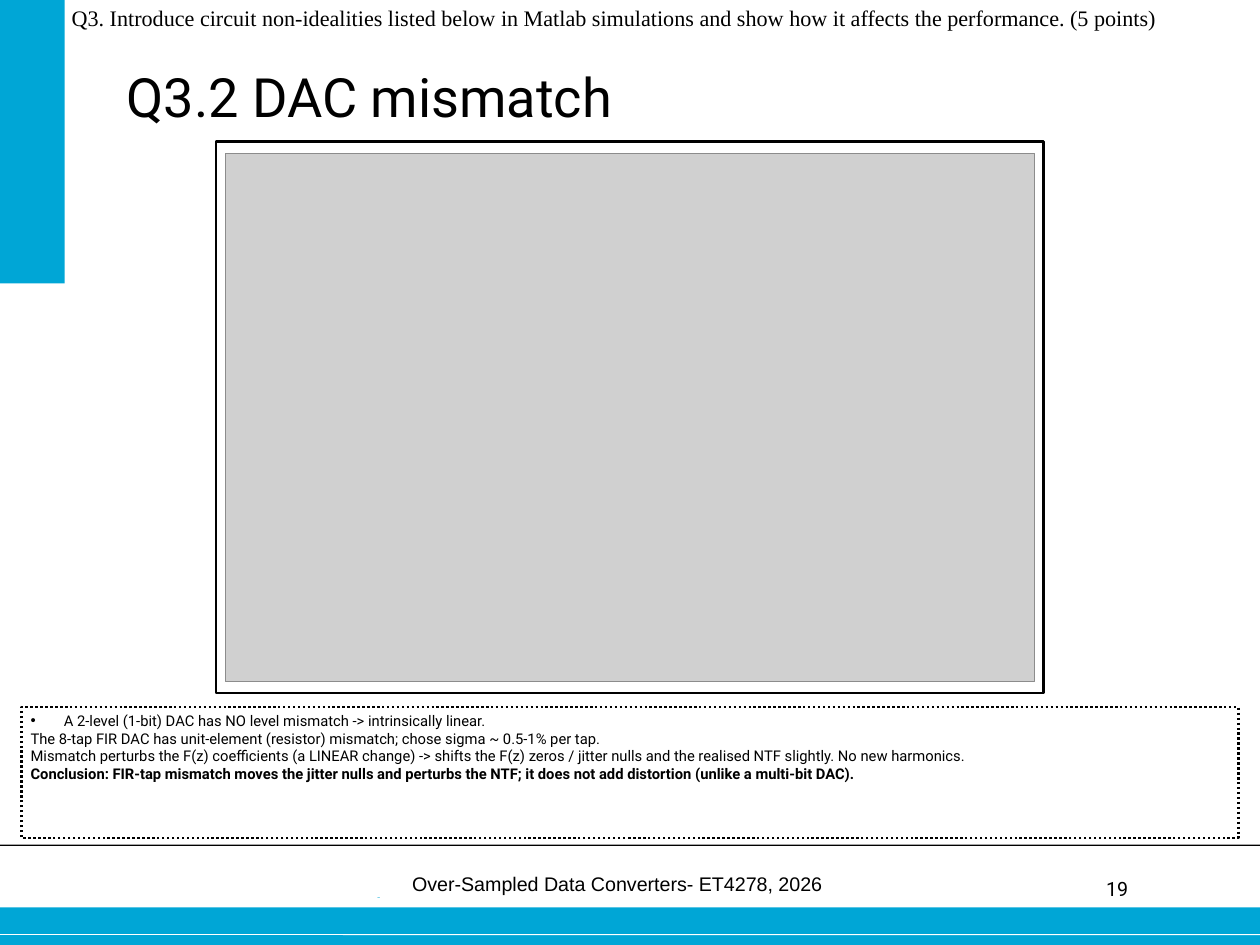
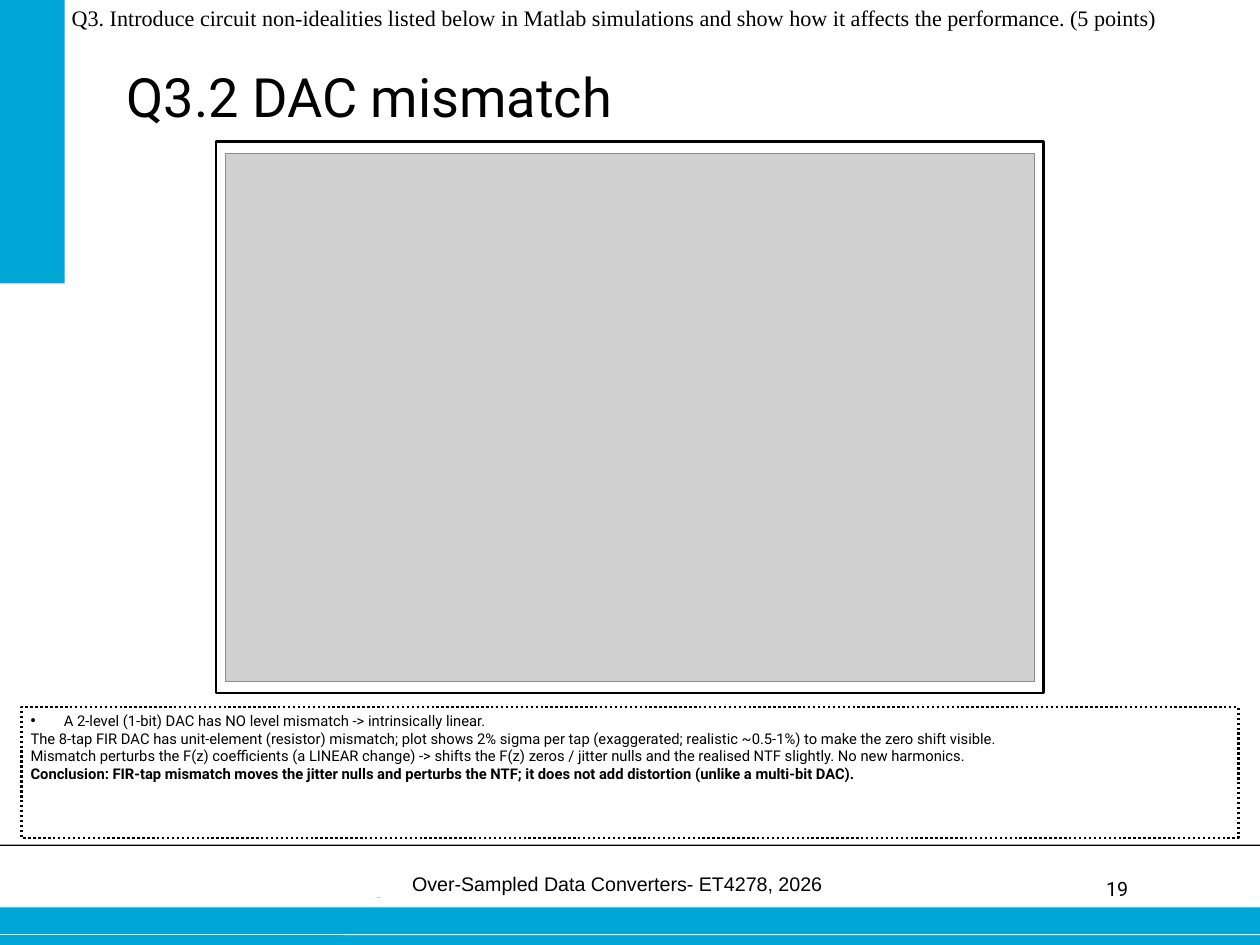
Before and after one commit to danieltyukov/tud-over-sampled-data-converters, a slide deck: slide 19 of practical-exam/Final_oral_exam_Daniel_Tyukov_5714699.pptx. Drawn at 1260x945 pixels with LibreOffice and Linux fonts; fonts in the diff are those of the drawing; grey boxes stand for pictures; background and template pictures are left out. Boxes give left, top, right and bottom in pixels: in the first picture for what was removed or moved away, otherwise in the second. Text is boxed around its words. In the diff, an @@ line names an element or a change of style, - is before the commit and + after.

```diff
--- a/practical-exam/Final_oral_exam_Daniel_Tyukov_5714699.pptx
+++ b/practical-exam/Final_oral_exam_Daniel_Tyukov_5714699.pptx
@@ text in rectangle at bbox=[31, 732, 995, 747]: text changed @@
-The 8-tap FIR DAC has unit-element (resistor) mismatch; chose sigma ~ 0.5-1% per tap.
+The 8-tap FIR DAC has unit-element (resistor) mismatch; plot shows 2% sigma per tap (exaggerated; realistic ~0.5-1%) to make the zero shift visible.
```
Also in this commit, not shown: 8 other slides changed, 2 other files.
